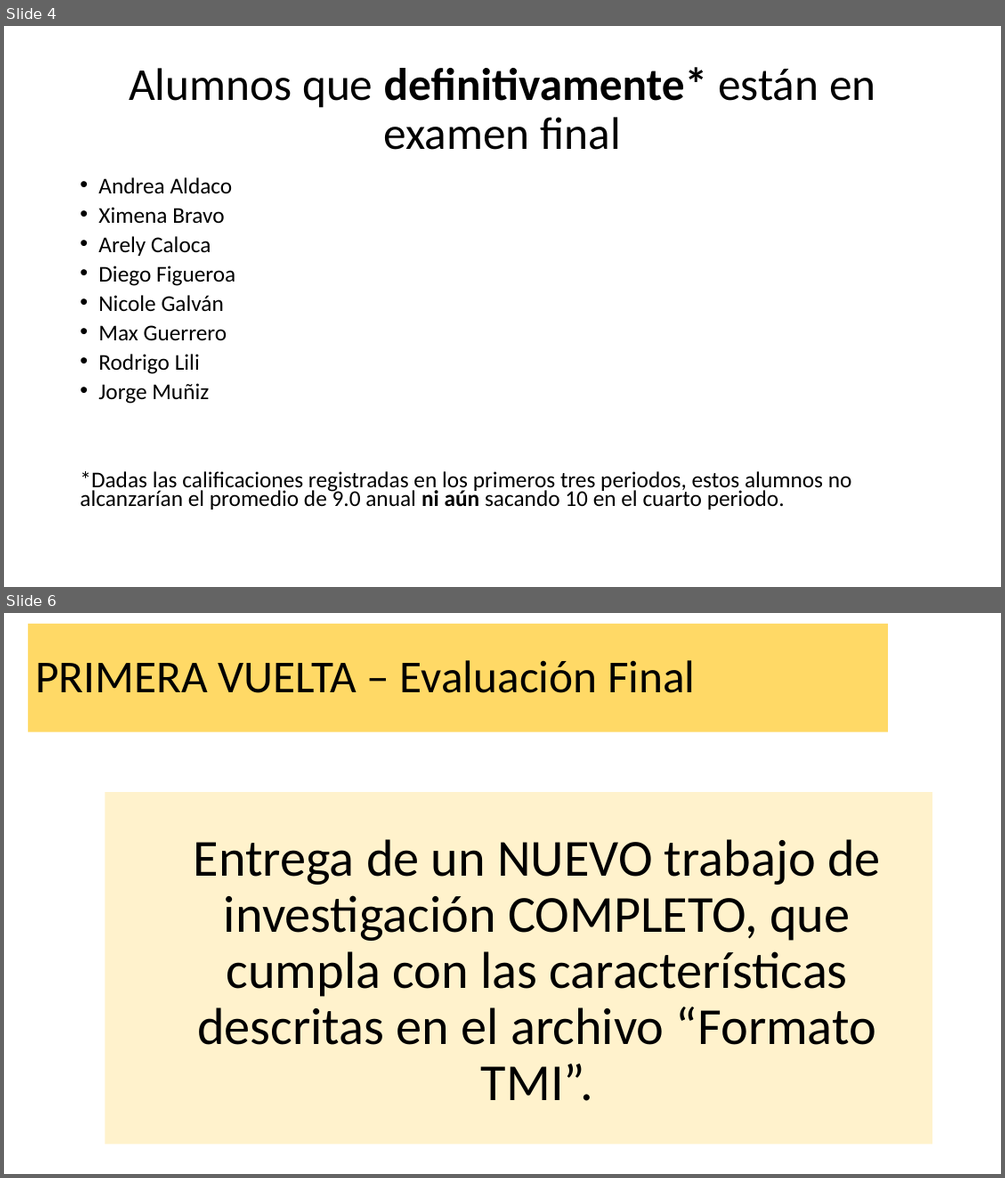
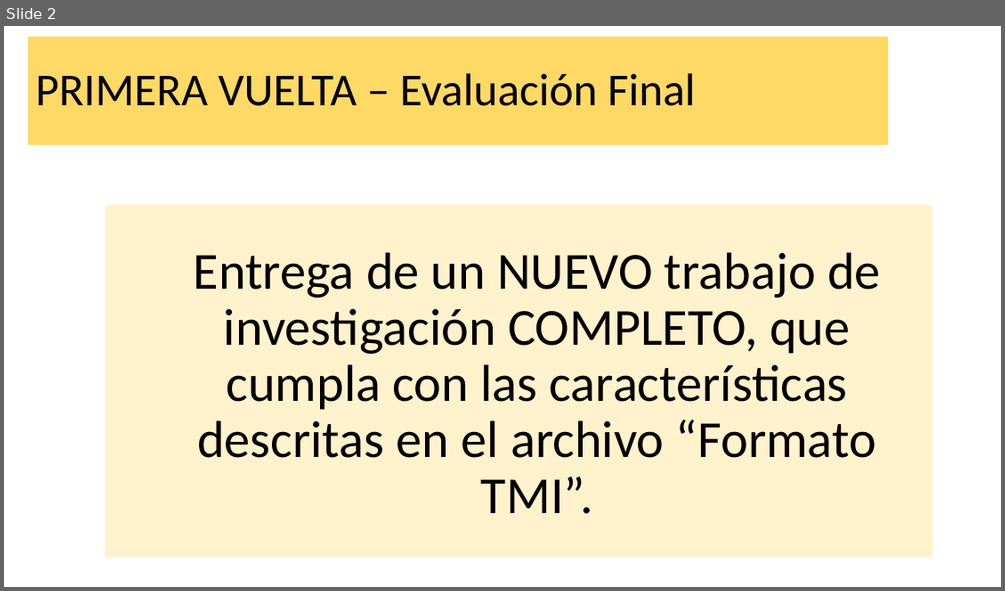
Before and after one commit to Adrifelcha/afchavez-019, a slide deck: JeanPiaget/2019-2020/Cuarentena/Cuarto - Clases Remotas/Evaluación Final.pptx. Shown one above the other, each under a label of ours: slides 4 and 6 before the commit, slide 2 after it; the slides between them are not shown. The pictures are 1005x1178 and 1005x591 pixels, drawn with LibreOffice and Linux fonts; fonts in the diff are those of the drawing. Boxes give left, top, right and bottom in pixels: in the first picture for what was removed or moved away, otherwise in the second. Text is boxed around its words. In the diff, an @@ line names an element or a change of style, - is before the commit and + after.

```diff
--- a/JeanPiaget/2019-2020/Cuarentena/Cuarto - Clases Remotas/Evaluación Final.pptx
+++ b/JeanPiaget/2019-2020/Cuarentena/Cuarto - Clases Remotas/Evaluación Final.pptx
@@ slide 4 removed at (4, 26, 1001, 587), background #FFFFFF @@
@@ title removed at (129, 67, 875, 150) @@
-Alumnos que definitivamente* están en examen final
@@ text removed at (80, 177, 852, 509) @@
-• Andrea Aldaco
-• Ximena Bravo
-• Arely Caloca
-• Diego Figueroa
-• Nicole Galván
-• Max Guerrero
-• Rodrigo Lili
-• Jorge Muñiz
-*Dadas las calificaciones registradas en los primeros tres periodos, estos alumnos no alcanzarían el promedio de 9.0 anual ni aún sacando 10 en el cuarto periodo.
@@ what was slide 6 is now slide 2 @@
```
Also in this commit, not shown: 1 slide added, 4 other slides removed, 34 other files.
